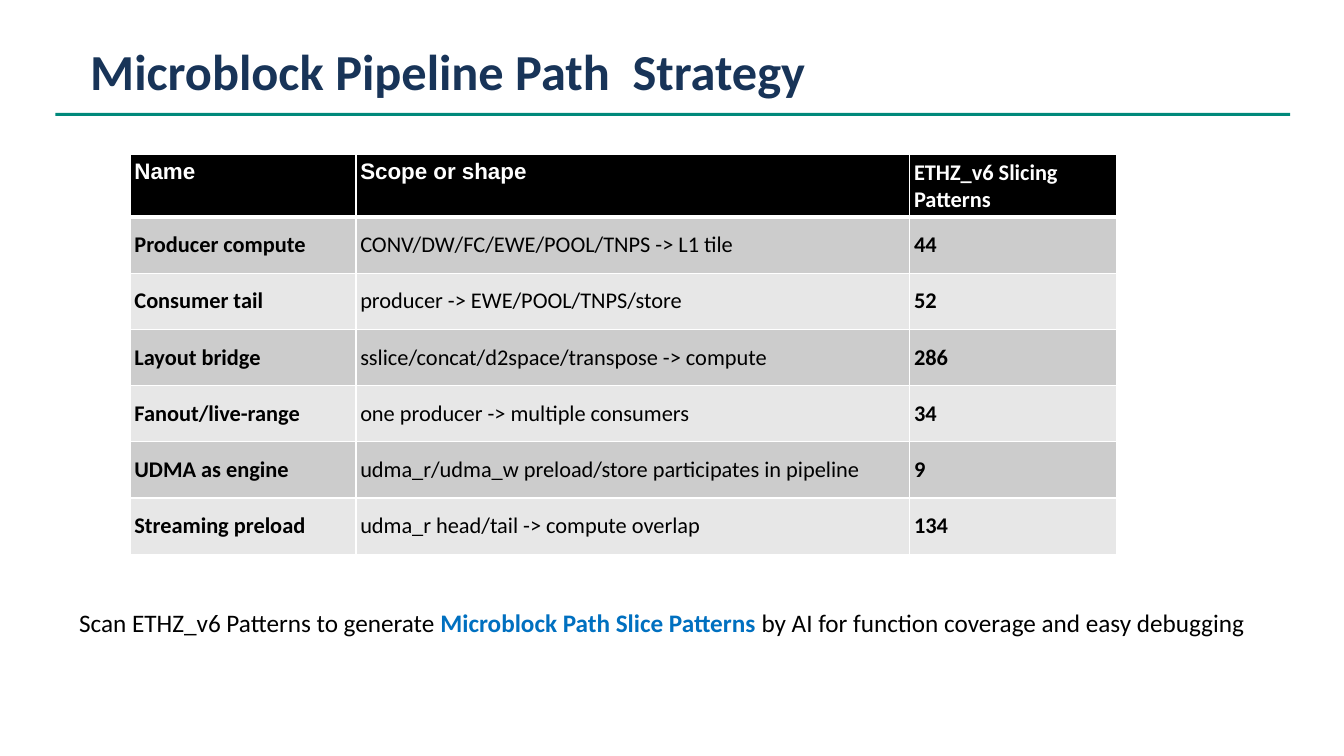
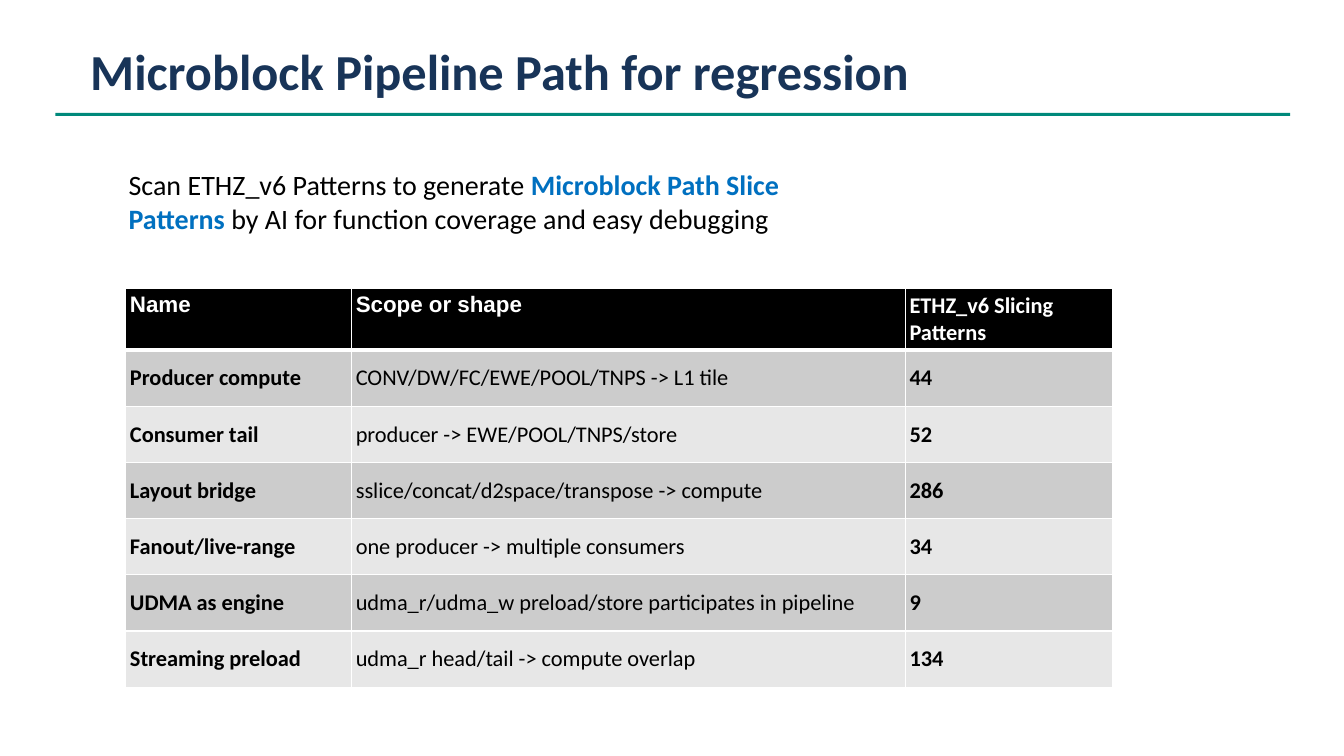
Before and after one commit to cclwylin/mdla7, a slide deck: slide 9 of reports/uArcSim Implementation by AI.pptx (slide 8 before the commit). Drawn at 1344x756 pixels with LibreOffice and Linux fonts; fonts in the diff are those of the drawing. Boxes give left, top, right and bottom in pixels: in the first picture for what was removed or moved away, otherwise in the second. Text is boxed around its words. In the diff, an @@ line names an element or a change of style, - is before the commit and + after.

```diff
--- a/reports/uArcSim Implementation by AI.pptx
+++ b/reports/uArcSim Implementation by AI.pptx
@@ text at [90,54,909,99]: text changed @@
-Microblock Pipeline Path Strategy
+Microblock Pipeline Path for regression
@@ text "Scan ETHZ_v6 Patterns to generate ...": place and size @@
-text "Scan ETHZ_v6 Patterns to generate ..." at [79,614,1244,637]
+text "Scan ETHZ_v6 Patterns to generate ..." at [129,175,779,234]
@@ text "Scan ETHZ_v6 Patterns to generate ..." at [129,175,779,234]: size 18 to 20 pt @@
@@ table: place and size @@
-table at [130,155,1117,555]
+table at [126,288,1113,688]
```
Also in this commit, not shown: 8 other slides changed, 1 slide added, 2 slides removed, 2 other files.
